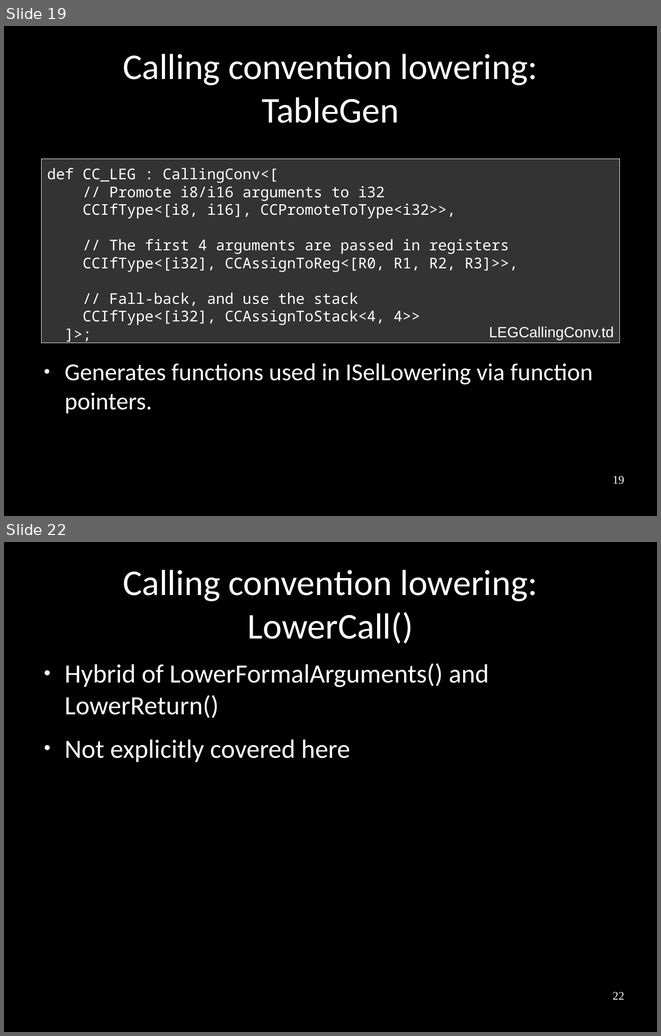
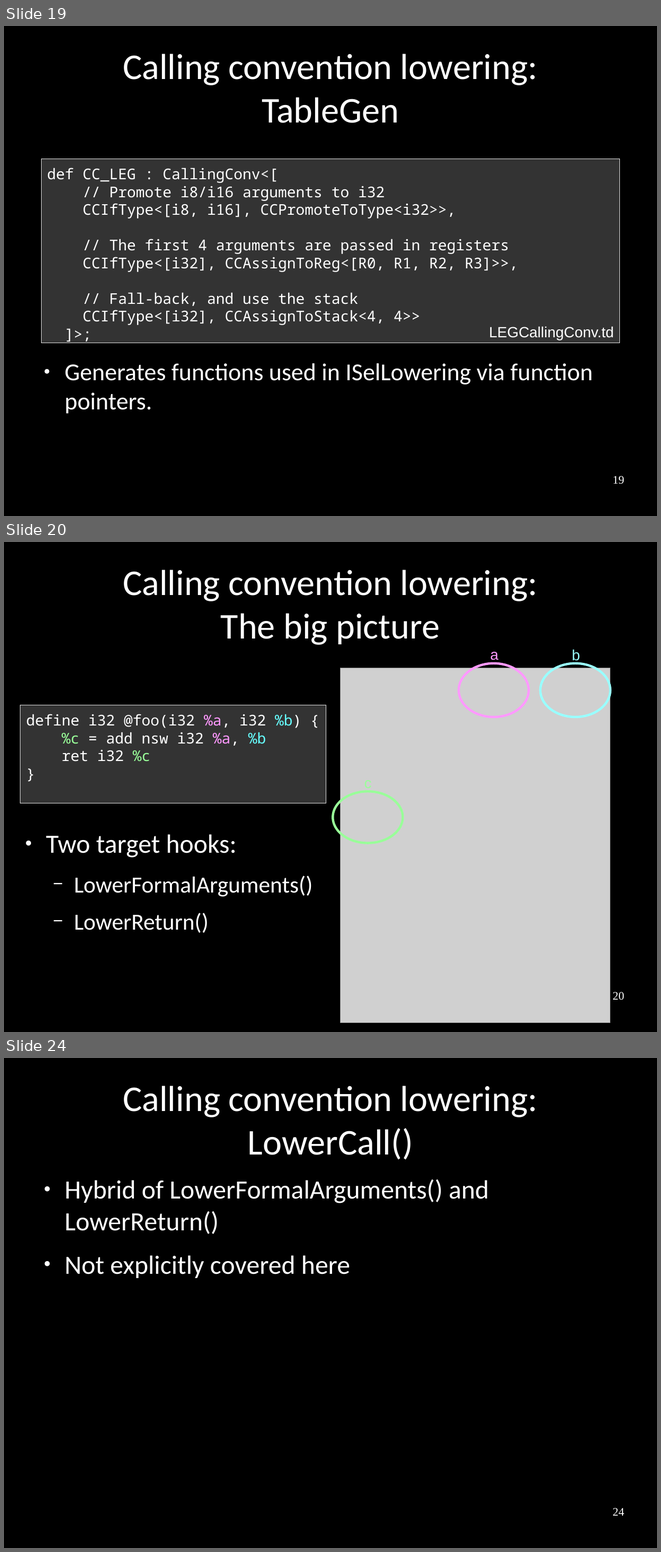
Before and after one commit to frasercrmck/llvm-leg, a slide deck: docs/Codeplay/Slides.odp. Shown one above the other, each under a label of ours: slides 19 and 22 before the commit, slides 19, 20 and 24 after it; the slides between them are not shown. The pictures are 661x1036 and 661x1552 pixels, drawn with LibreOffice and Linux fonts; fonts in the diff are those of the drawing; grey boxes stand for pictures. Boxes give left, top, right and bottom in pixels: in the first picture for what was removed or moved away, otherwise in the second. Text is boxed around its words. In the diff, an @@ line names an element or a change of style, - is before the commit and + after.

Commit message:
Added two new slides introducing calling conventions.

```diff
--- a/docs/Codeplay/Slides.odp
+++ b/docs/Codeplay/Slides.odp
@@ slide 20 added at [4,542,657,1032], background #000000 @@
@@ title added at [123,570,537,645], 44 pt, text #FFFFFF @@
+Calling convention lowering:
+The big picture
@@ text added at [490,652,498,662], 18 pt, text #FF99FF @@
+a
@@ text added at [572,649,580,663], 18 pt, text #99FFFF @@
+b
@@ picture added at [340,668,610,1023] @@
@@ ellipse added at [459,663,529,717], outline #FF99FF 2.83 pt @@
@@ ellipse added at [541,663,611,717], outline #99FFFF 2.83 pt @@
@@ rectangle added at [20,706,326,803], fill #333333, outline #E6E6E6 0 pt, 18 pt, text #FFFFFF @@
+define i32 @foo(i32 %a, i32 %b) {
+%c = add nsw i32 %a, %b
+ret i32 %c
+}
@@ ellipse added at [333,792,403,843], outline #99FF99 2.83 pt @@
@@ text added at [46,834,312,933], 28 pt, text #FFFFFF @@
+● Two target hooks:
+  − LowerFormalArguments()
+  − LowerReturn()
@@ page number added at [612,991,624,1000], 14 pt, text #FFFFFF @@
+20
@@ what was slide 22 is now slide 24 @@
@@ page number at [612,1507,624,1515]: text changed @@
-22
+24
```
Also in this commit, not shown: 2 slides changed, 1 other slide added.
